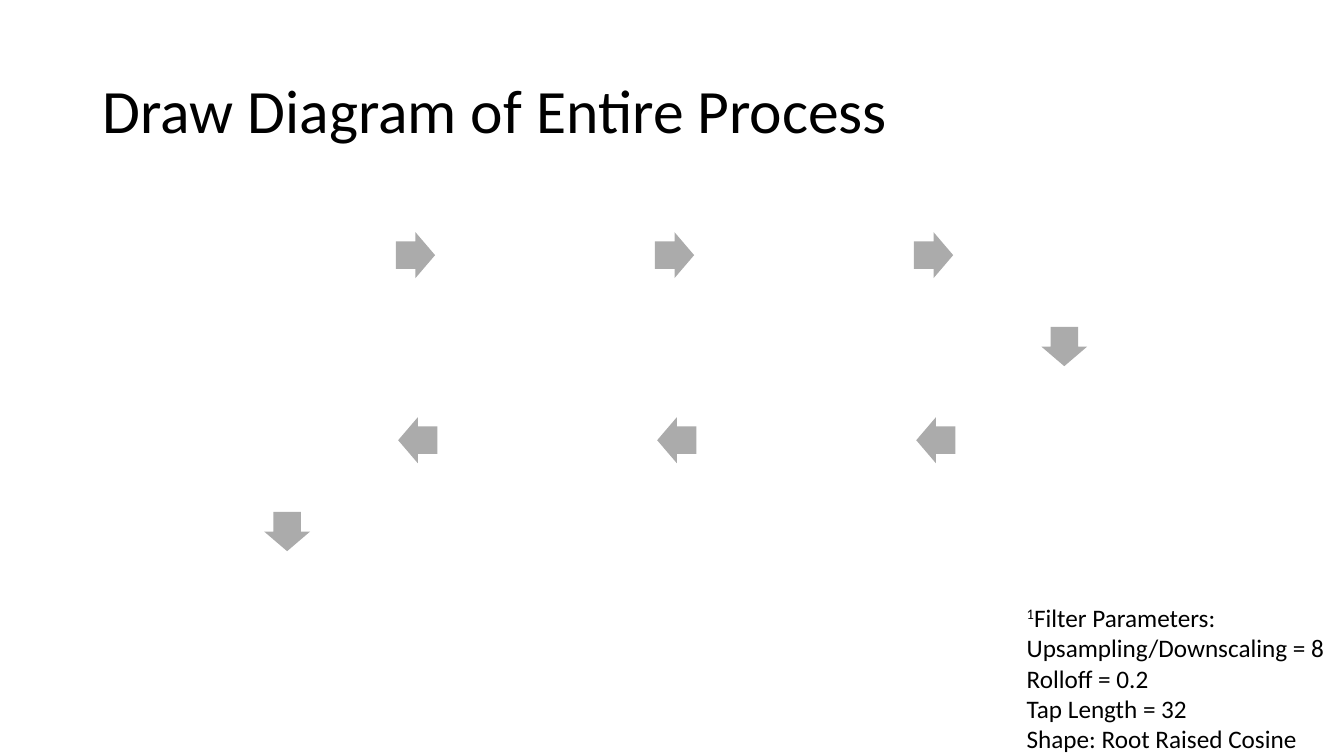
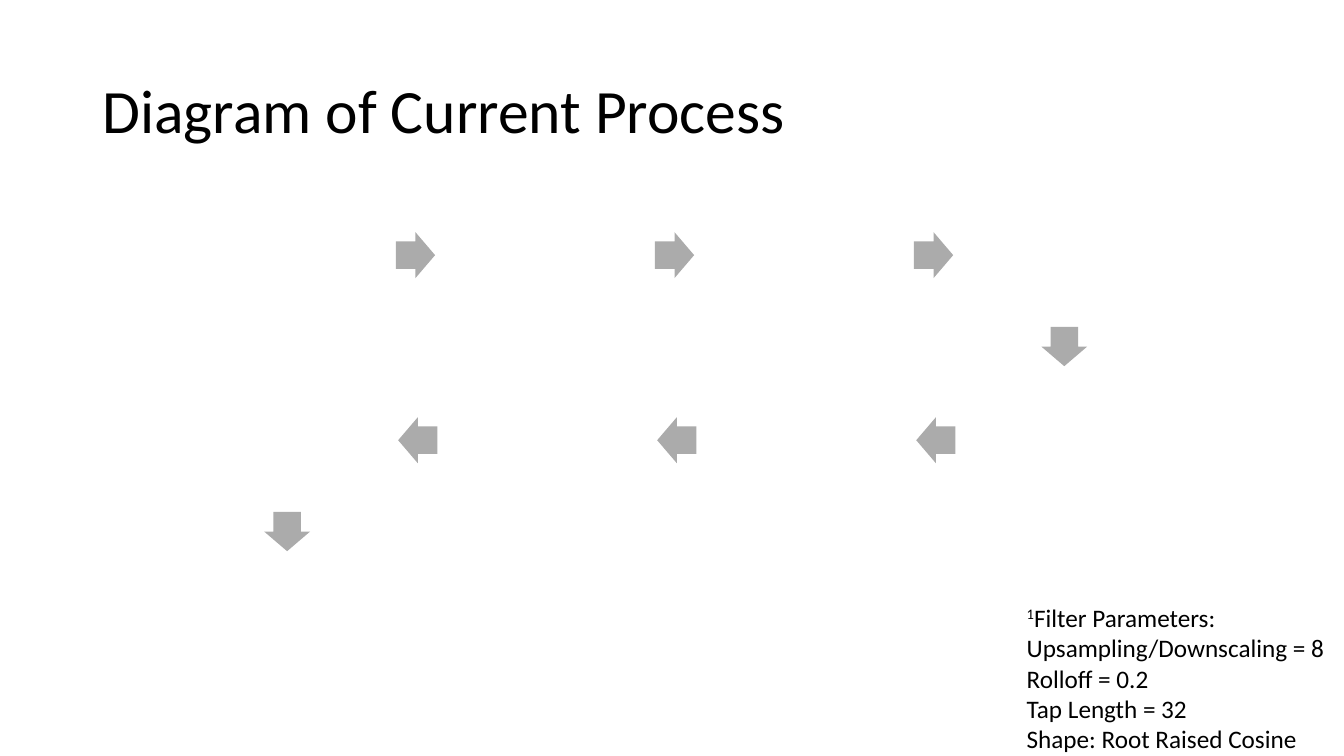
Before and after one commit to Emc54/CoherentTransceivers, a slide deck: slide 13 of Master's meetings presentation.pptx. Drawn at 1344x756 pixels with LibreOffice and Linux fonts; fonts in the diff are those of the drawing. Boxes give left, top, right and bottom in pixels: in the first picture for what was removed or moved away, otherwise in the second. Text is boxed around its words. In the diff, an @@ line names an element or a change of style, - is before the commit and + after.

```diff
--- a/Master's meetings presentation.pptx
+++ b/Master's meetings presentation.pptx
@@ title at (102, 90, 785, 144): text changed @@
-Draw Diagram of Entire Process
+Diagram of Current Process
```
Also in this commit, not shown: 1 other slide changed, 1 slide added, 3 other files.
